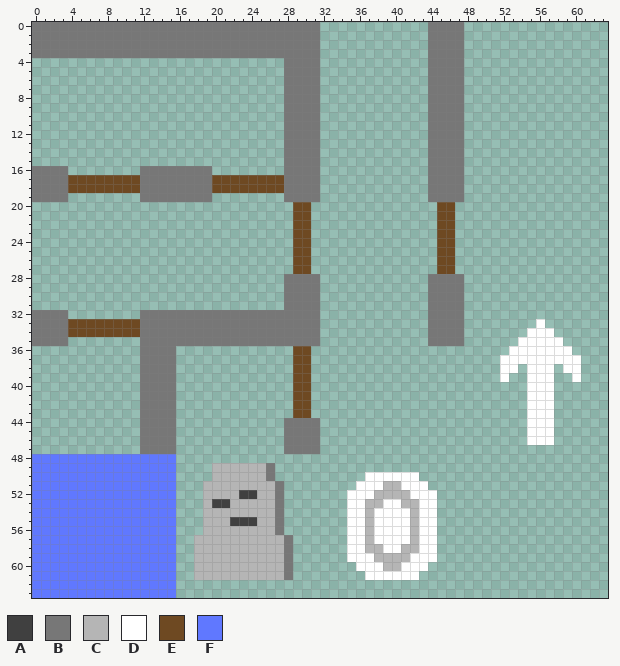
Pixel-art sprite, stored at data/map/map_walls.png. The picture above was drawn from the file before the commit.
The file is 64x64 pixels.
Palette (. is transparent): A #404040  B #777777  C #b5b5b5  D #ffffff  E #6e4922  F #6078ff
Pixels before (only the part around the change), first column x 47:
29 B................
30 B................
31 B................
32 B................
33 B........D.......
34 B.......DDD......
35 B......DDDDD.....
36 ......DDDDDDD....
37 .....DDDDDDDDD...
38 .....DD.DDD.DD...
39 .....D..DDD..D...
40 ........DDD......
41 ........DDD......
42 ........DDD......
43 ........DDD......
44 ........DDD......
45 ........DDD......
46 ........DDD......
47 .................
48 .................
49 .................
50 .................
51 .................
52 .................
After the commit:
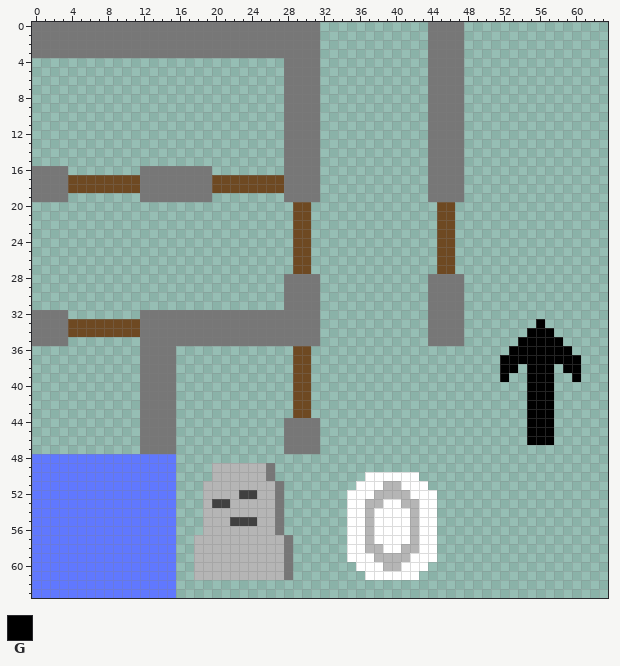
Colours new in this view: G #000000
From old to new:
y 33: x 56 D -> G
y 34: x 55..57 DDD -> GGG
y 35: x 54..58 DDDDD -> GGGGG
y 36: x 53..59 DDDDDDD -> GGGGGGG
y 37: x 52..60 DDDDDDDDD -> GGGGGGGGG
y 38: x 52..53 DD -> GG; x 55..57 DDD -> GGG; x 59..60 DD -> GG
y 39: x 52 D -> G; x 55..57 DDD -> GGG; x 60 D -> G
y 40..46: x 55..57 DDD -> GGG
